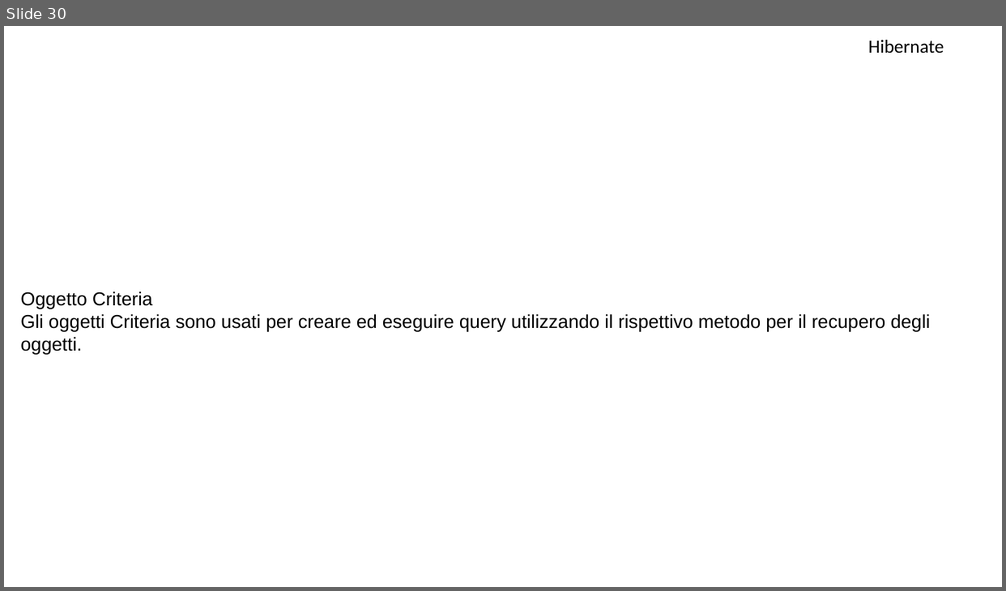
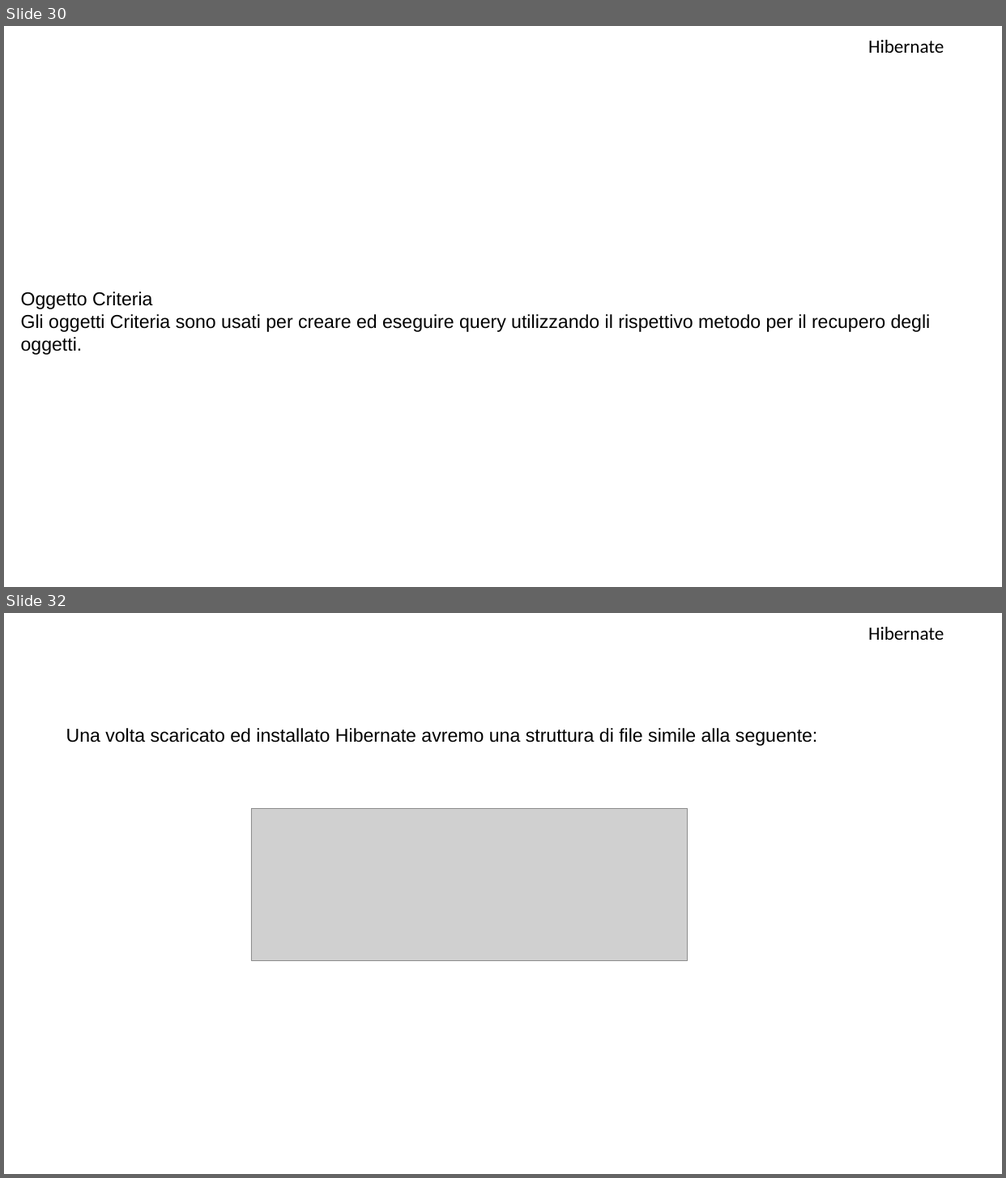
Before and after one commit to MarioMoro/Corso-Java-2019, a slide deck: Hibernate.pptx. Shown one above the other, each under a label of ours: slide 30 before the commit, slides 30 and 32 after it; the slides between them are not shown. The pictures are 1006x591 and 1006x1178 pixels, drawn with LibreOffice and Linux fonts; fonts in the diff are those of the drawing; grey boxes stand for pictures; background and template pictures are left out. Boxes give left, top, right and bottom in pixels: in the first picture for what was removed or moved away, otherwise in the second. Text is boxed around its words. In the diff, an @@ line names an element or a change of style, - is before the commit and + after.

```diff
--- a/Hibernate.pptx
+++ b/Hibernate.pptx
@@ slide 32 added at (x1=4, y1=613, x2=1002, y2=1174), background picture (left out) @@
@@ text added at (x1=868, y1=627, x2=944, y2=640), 18 pt, text #000000 @@
+Hibernate
@@ text added at (x1=66, y1=728, x2=817, y2=746), 18 pt, text #000000 @@
+Una volta scaricato ed installato Hibernate avremo una struttura di file simile alla seguente:
@@ picture added at (x1=251, y1=808, x2=688, y2=960) @@
```
Also in this commit, not shown: 2 slides changed, 26 other slides added, 5 other files.
